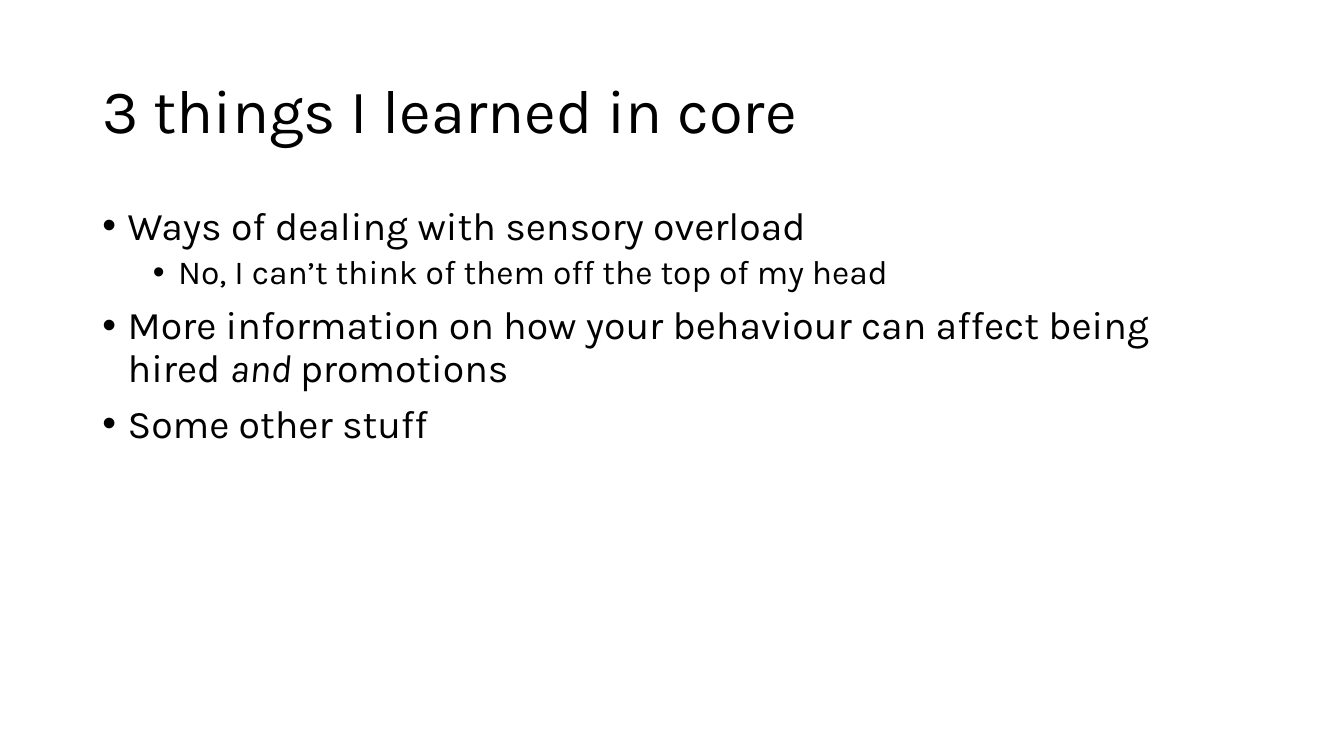
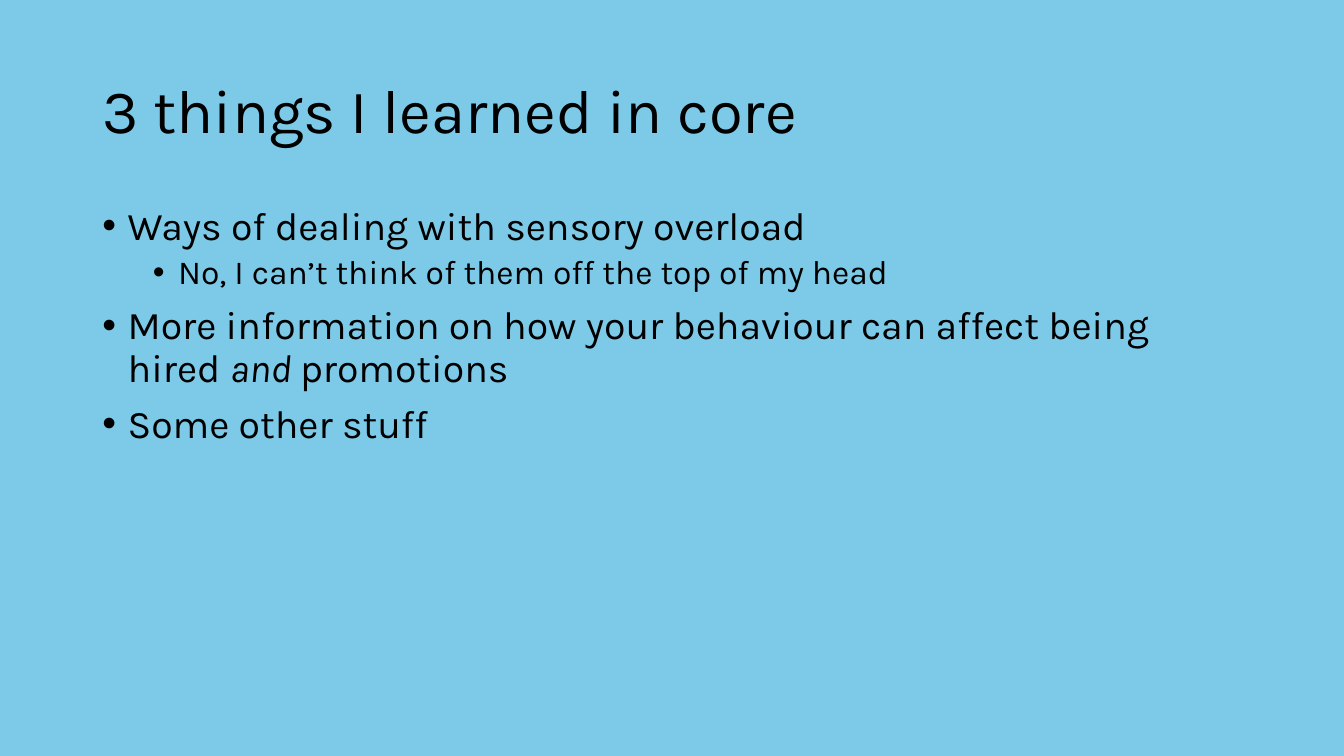
Before and after one commit to NPITX-programs/Presentations, a slide deck: slide 2 of Current Presentation/Charlie Fall Term 2024 presentation.pptx. Drawn at 1344x756 pixels with LibreOffice and Linux fonts; fonts in the diff are those of the drawing. Boxes give left, top, right and bottom in pixels: in the first picture for what was removed or moved away, otherwise in the second. Text is boxed around its words. In the diff, an @@ line names an element or a change of style, - is before the commit and + after.

```diff
--- a/Current Presentation/Charlie Fall Term 2024 presentation.pptx
+++ b/Current Presentation/Charlie Fall Term 2024 presentation.pptx
@@ background #FFFFFF to #0F9ED5 at 54% opacity @@
```
Also in this commit, not shown: 1 other slide changed.
